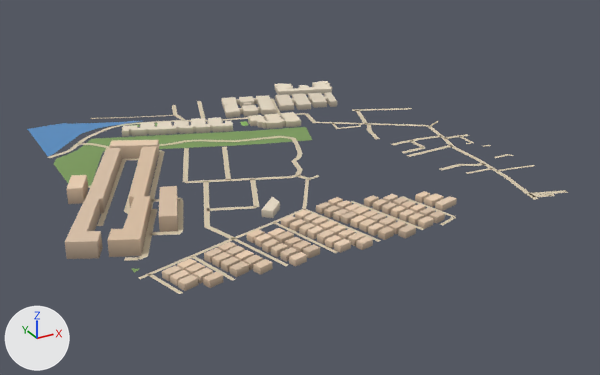
The glTF model public/assets/bengaluru-region-v1/tiles/t39_-25-l0.glb, before and after one commit.
Camera for both pictures: a 50 mm lens placed at (19313.0, -13097.0, 376.0), pointed at (19758.0, -12287.0, -29.0). The lights are fixed; the arrows at lower left show +X, +Y and +Z. The picture after the commit comes second.

The first picture shows 'building', 'ground', 'water'.
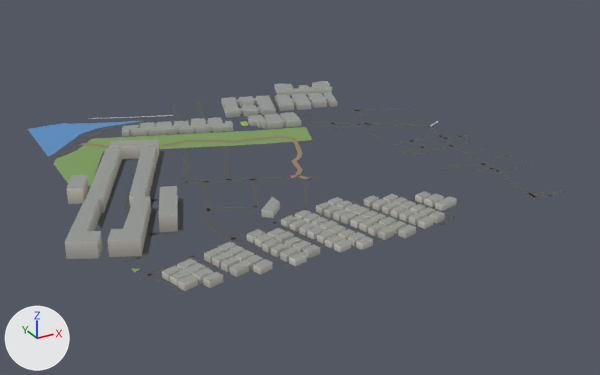
Location of each change, [x1, y1, x2, y2] in pixels of the pictures (600 x 375 px; the box of a moved part takes in the faces that stretch with it):
part 1 of me_building, recoloured (beige to grey): [65, 81, 457, 291] in both
part 2 of me_ground, moved or reshaped: before [48, 150, 455, 280]; after [49, 150, 455, 280]
part 3 of me_ground, moved or reshaped: before [337, 108, 568, 200]; after [337, 108, 570, 200]
part 4 of me_ground, moved or reshaped: [90, 101, 206, 120] in both
part 5 of me_ground, recoloured: [52, 99, 556, 294] in both

The change, as a diff of the scene's bpy script:
```diff
--- a/public/assets/bengaluru-region-v1/tiles/t39_-25-l0.glb.py
+++ b/public/assets/bengaluru-region-v1/tiles/t39_-25-l0.glb.py
@@ me_building @@
-me_building.from_pydata(...)  # 1682 vertices, 2343 faces; spans x -47.0..453.0, y -6.0..504.0, z 0.0..18.0
+me_building.from_pydata(...)  # 1682 vertices, 3004 faces; spans x -47.0..453.0, y -6.0..504.0, z 0.0..18.0
+# me_building part 1: 2343 kept faces spanning x -47.0..453.0, y -6.0..504.0, z 0.0..18.0 get new vertex colours
 me_building.materials.append(mat_building)
@@ me_ground @@
 # verts and faces of me_ground; kept vertices keep their numbers, new ones are numbered from 684
-me_ground.from_pydata(...)  # 684 vertices, 626 faces; spans x -3.0..502.0, y -3.0..501.0, z 1.0
+me_ground.from_pydata(...)  # 697 vertices, 637 faces; spans x 0.0..500.0, y 0.0..500.0, z 1.0
+# me_ground part 2
+# 24 vertices are removed from x -3.0..310.0, y -2.0..381.0, z 1.0
+# 35 faces are deleted
+# 3 vertices in x 18.0..131.0, y 195.0..329.0, z 1.0 move by (0.0, 1.0, 0.0)
+# 31 vertices move from x -3.0..306.0, y 1.0..362.0, z 1.0 to x 0.0..310.0, y 0.0..362.0, z 1.0
+# 36 vertices are added at x 0.0..311.0, y 0.0..382.0, z 1.0
+# 45 new faces join them
+# me_ground part 3
+# 10 vertices are removed from x 453.0..501.0, y -3.0..324.0, z 1.0
+# 16 faces are deleted
+# 17 vertices move from x 394.0..502.0, y -3.0..318.0, z 1.0 to x 393.0..500.0, y 0.0..324.0, z 1.0
+# 11 vertices are added at x 452.0..500.0, y 0.0..318.0, z 1.0
+# 17 new faces join them
+# me_ground part 4
+delete_vertices([*range(536, 540)])  # with the faces that use them
+verts[180] = (250.0, 500.0, 1.0)  # moved, pixel (201, 100)
+verts[181] = (244.0, 500.0, 1.0)  # moved, pixel (197, 101)
+verts[183] = (238.0, 482.0, 1.0)  # moved, pixel (197, 105)
+verts[182] = (243.0, 480.0, 1.0)  # moved, pixel (202, 105)
+verts[185] = (227.0, 449.0, 1.0)  # moved, pixel (199, 112)
+verts[184] = (233.0, 447.0, 1.0)  # moved, pixel (203, 112)
+verts[188] = (211.0, 500.0, 1.0)  # moved, pixel (175, 104)
+verts[189] = (204.0, 500.0, 1.0)  # moved, pixel (171, 105)
+verts[191] = (201.0, 491.0, 1.0)  # moved, pixel (171, 107)
+verts[190] = (207.0, 490.0, 1.0)  # moved, pixel (176, 107)
+verts[720] = (101.0, 494.0, 1.0)
+verts[721] = (100.0, 492.0, 1.0)
+verts[722] = (82.0, 500.0, 1.0)
+verts[723] = (89.0, 500.0, 1.0)  # pixel (92, 117)
+faces += [(534, 535, 720), (534, 720, 721), (720, 722, 721), (720, 723, 722)]
+# me_ground part 5: 403 kept faces spanning x 0.0..500.0, y 0.0..500.0, z 1.0 get new vertex colours; the middle colour goes from beige #d7c9ae to dark grey #535556
 me_ground.materials.append(mat_ground)
```
